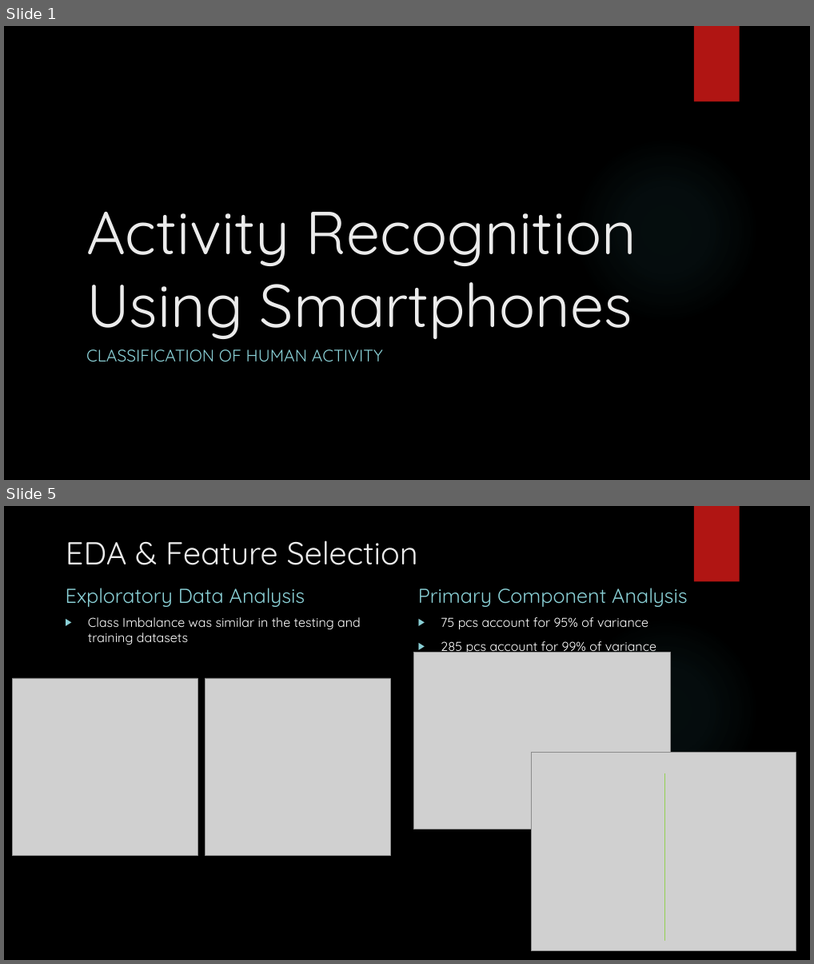
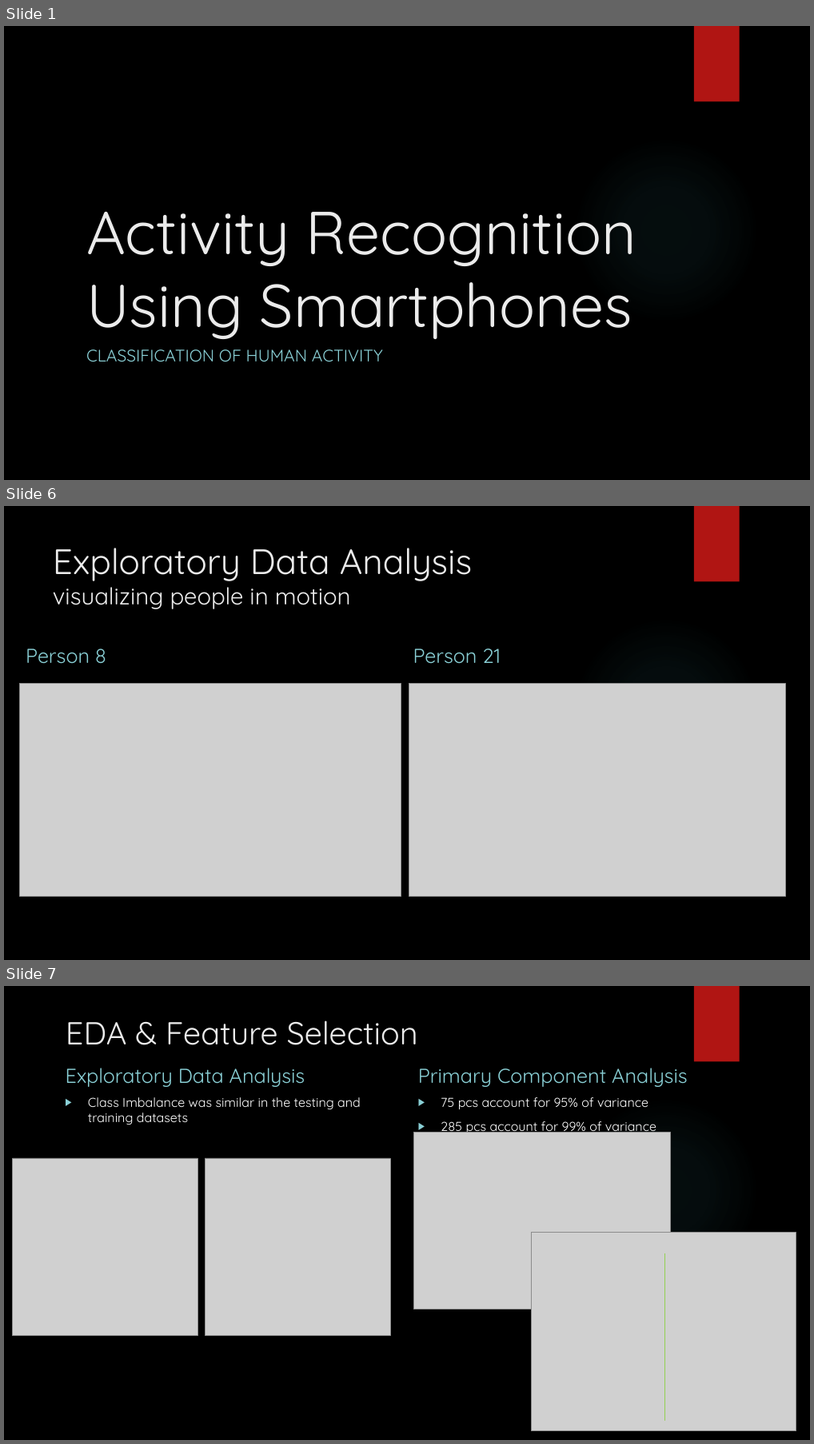
Before and after one commit to kennybcuz/smartphone_activity_recognition, a slide deck: Activity Recognition Using Smartphones.pptx. Shown one above the other, each under a label of ours: slides 1 and 5 before the commit, slides 1, 6 and 7 after it; the slides between them are not shown. The pictures are 814x964 and 814x1444 pixels, drawn with LibreOffice and Linux fonts; fonts in the diff are those of the drawing; grey boxes stand for pictures; background and template pictures are left out. Boxes give left, top, right and bottom in pixels: in the first picture for what was removed or moved away, otherwise in the second. Text is boxed around its words. In the diff, an @@ line names an element or a change of style, - is before the commit and + after.

```diff
--- a/Activity Recognition Using Smartphones.pptx
+++ b/Activity Recognition Using Smartphones.pptx
@@ slide 6 added at (x1=4, y1=506, x2=810, y2=960), background picture (left out); not listed: 2 template elements that a slide beside it also shows @@
@@ title added at (x1=53, y1=548, x2=472, y2=609), 28 pt, text #EBEBEB @@
+Exploratory Data Analysis
+visualizing people in motion
@@ text added at (x1=26, y1=648, x2=106, y2=664), 24 pt, text #8AD0D6 @@
+Person 8
@@ text added at (x1=414, y1=648, x2=501, y2=664), 24 pt, text #8AD0D6 @@
+Person 21
@@ picture added at (x1=20, y1=684, x2=401, y2=896) @@
@@ picture added at (x1=410, y1=684, x2=786, y2=896) @@
@@ what was slide 5 is now slide 7 @@
```
Also in this commit, not shown: 5 slides changed, 2 other slides added, 1 other file.
